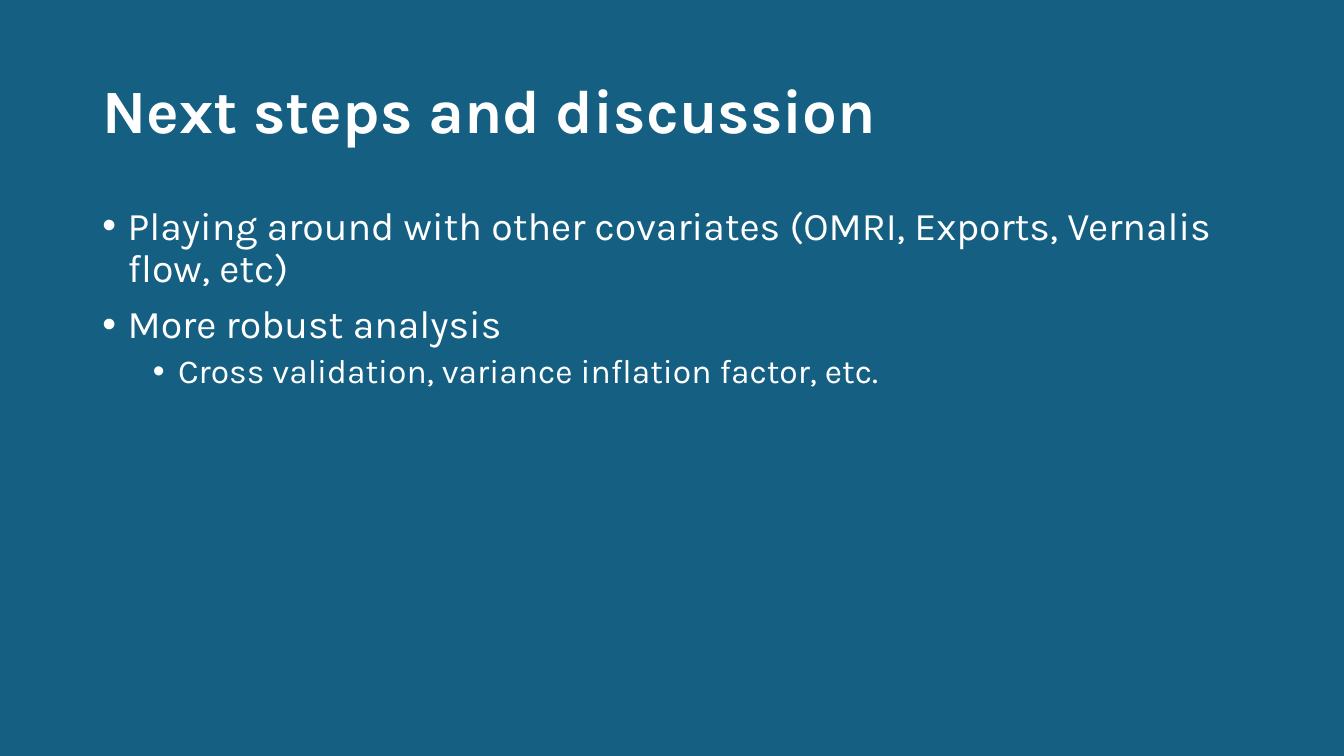
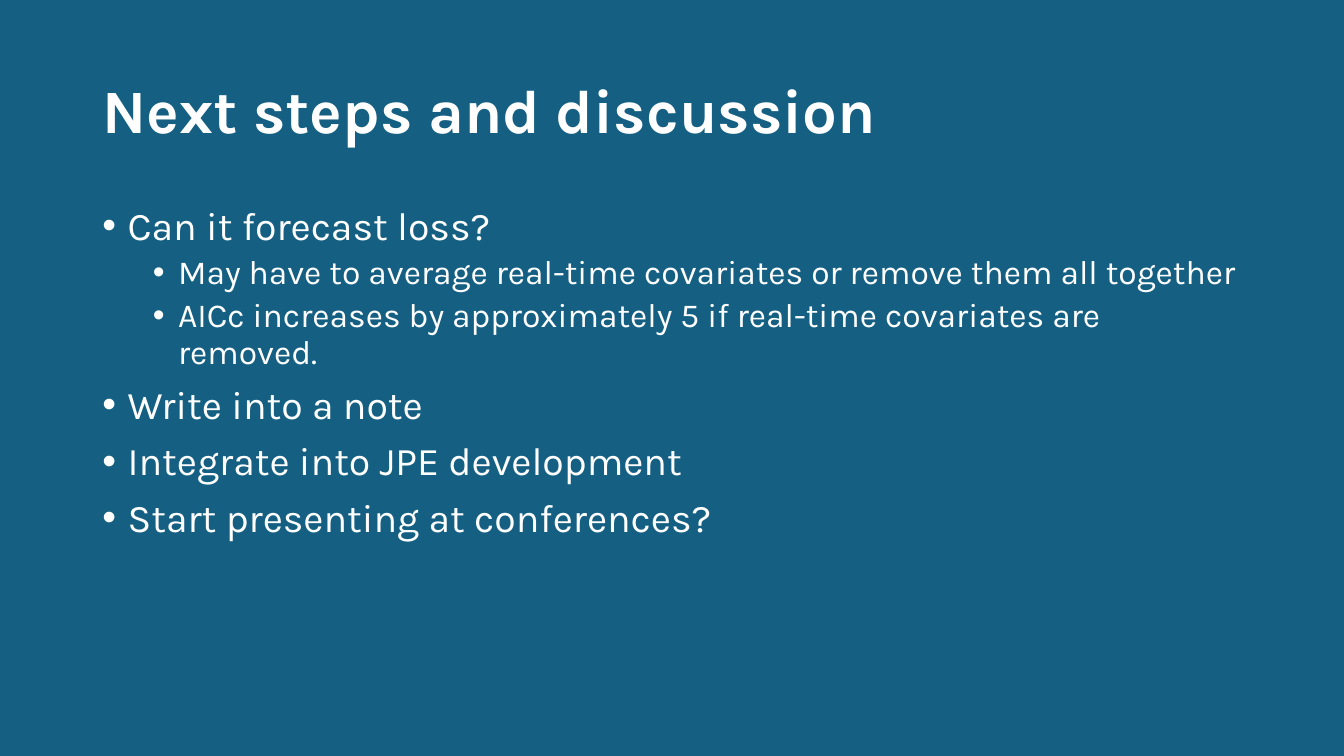
Before and after one commit to BDO-Science/steelhead-loss-model, a slide deck: slide 12 of Steelhead Annual Loss Prediction.pptx (slide 9 before the commit). Drawn at 1344x756 pixels with LibreOffice and Linux fonts; fonts in the diff are those of the drawing. Boxes give left, top, right and bottom in pixels: in the first picture for what was removed or moved away, otherwise in the second. Text is boxed around its words. In the diff, an @@ line names an element or a change of style, - is before the commit and + after.

```diff
--- a/Steelhead Annual Loss Prediction.pptx
+++ b/Steelhead Annual Loss Prediction.pptx
@@ text at (x1=128, y1=213, x2=1235, y2=542): text changed; size 28 to 24 pt @@
-• Playing around with other covariates (OMRI, Exports, Vernalis flow, etc)
-• More robust analysis
-  • Cross validation, variance inflation factor, etc.
+• Can it forecast loss?
+  • May have to average real-time covariates or remove them all together
+  • AICc increases by approximately 5 if real-time covariates are removed.
+• Write into a note
+• Integrate into JPE development
+• Start presenting at conferences?
```
Also in this commit, not shown: 2 other slides changed, 5 slides added, 2 slides removed, 9 other files.
